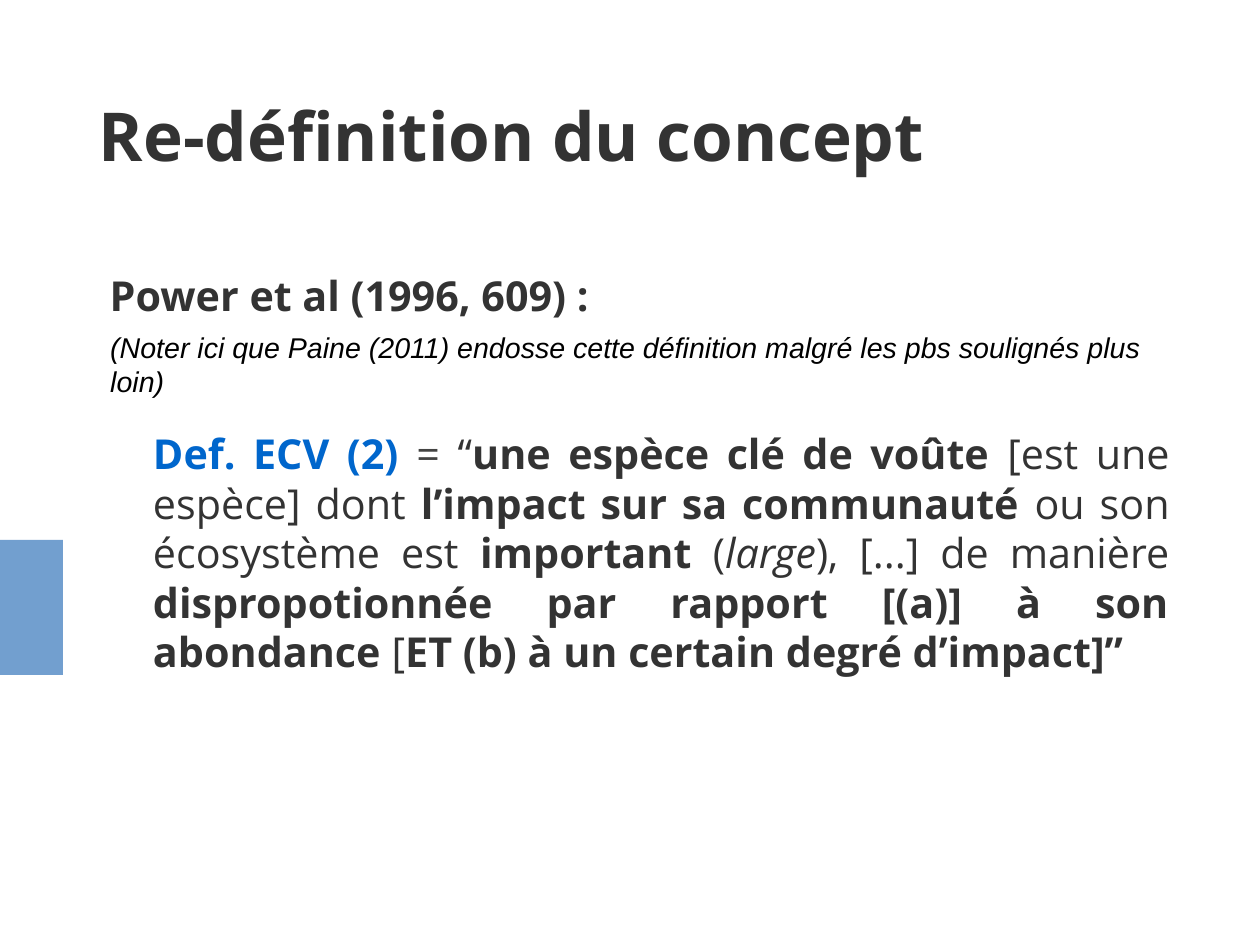
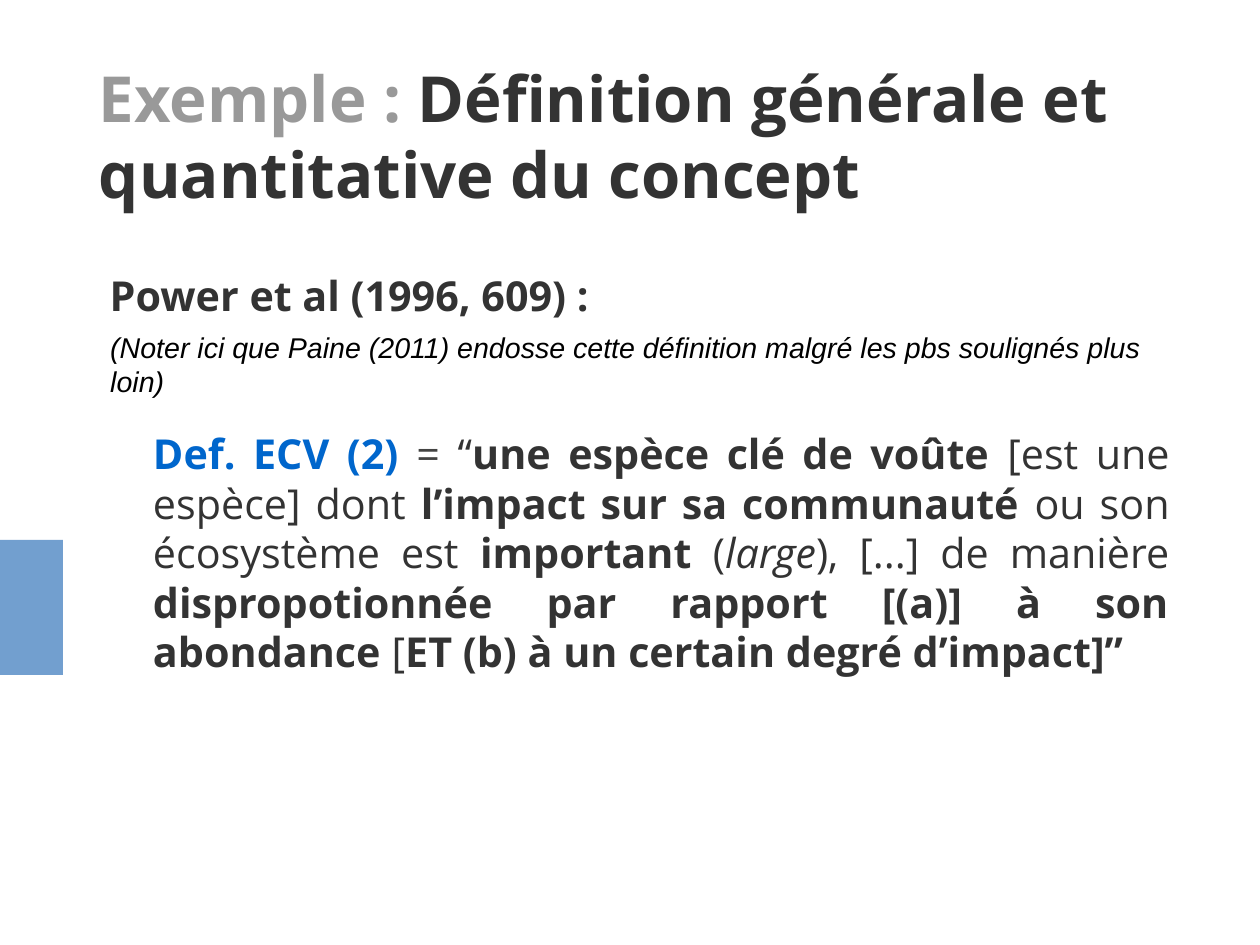
Before and after one commit to evadelmas/keystone_concept, a slide deck: slide 18 of presentation_LEIPS.odp (slide 15 before the commit). Drawn at 1260x945 pixels with LibreOffice and Linux fonts; fonts in the diff are those of the drawing. Boxes give left, top, right and bottom in pixels: in the first picture for what was removed or moved away, otherwise in the second. Text is boxed around its words. In the diff, an @@ line names an element or a change of style, - is before the commit and + after.

```diff
--- a/presentation_LEIPS.odp
+++ b/presentation_LEIPS.odp
@@ title at bbox=[99, 73, 1108, 214]: text changed; size 42.5 to 40 pt @@
-Re-définition du concept
+Exemple : Définition générale et quantitative du concept
```
Also in this commit, not shown: 4 other slides changed, 4 slides added, 1 slide removed, 1 other file.
